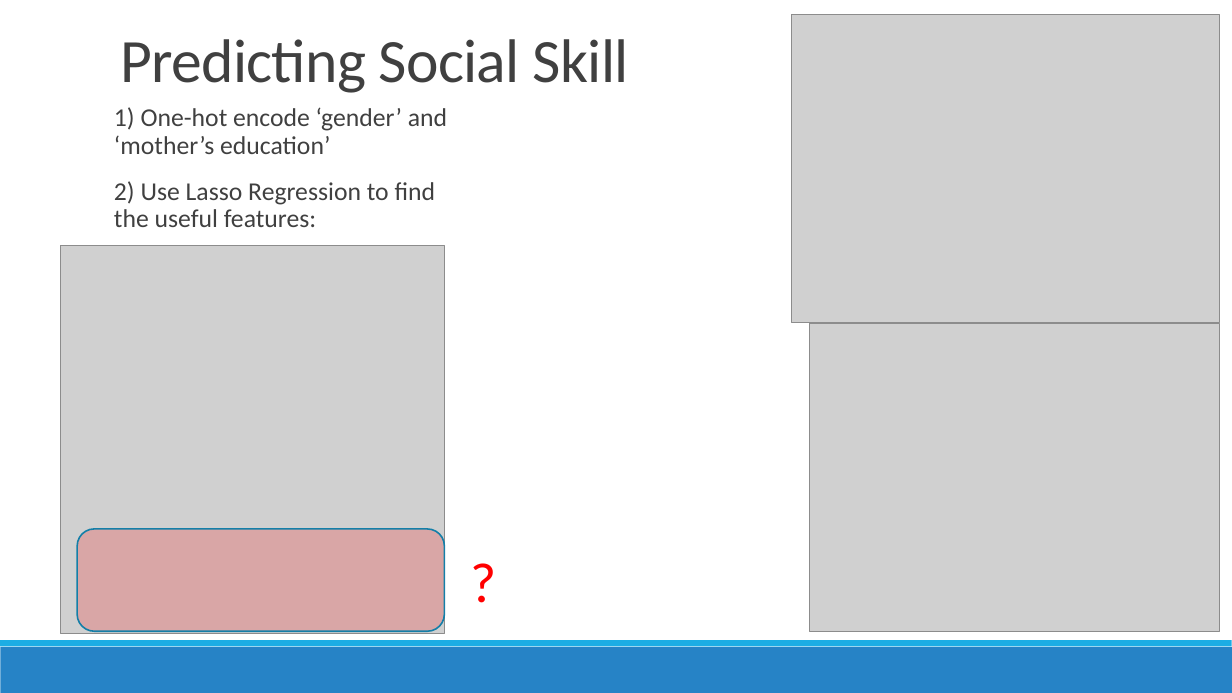
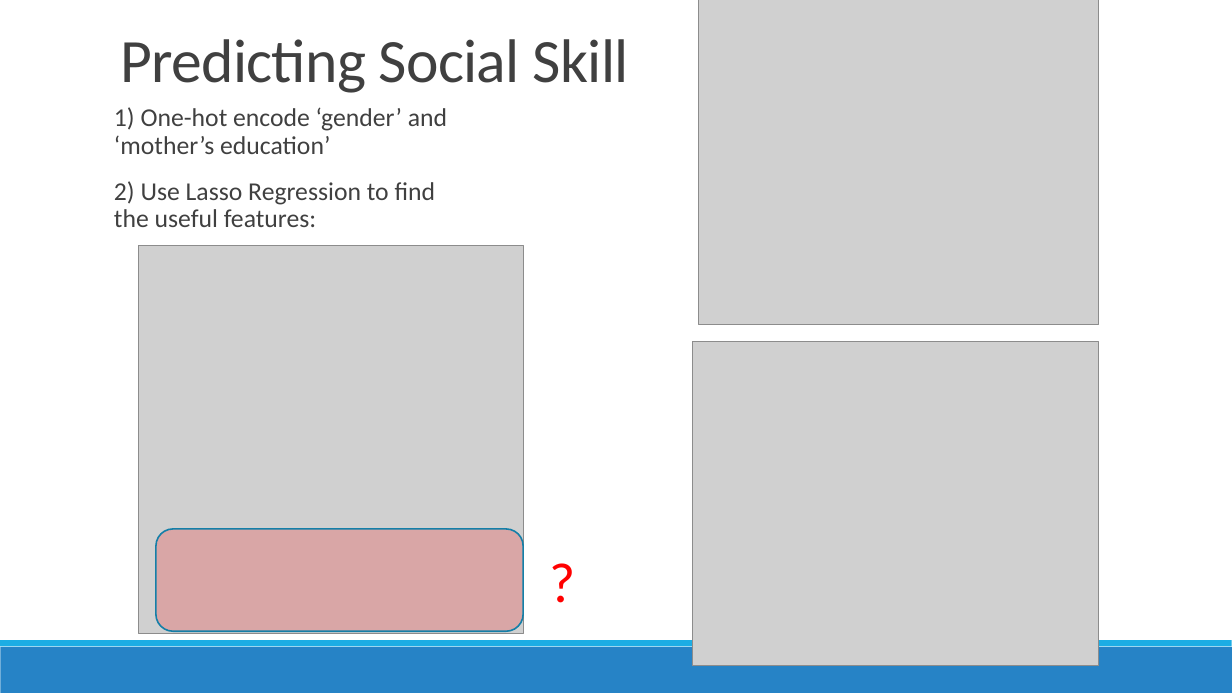
Before and after one commit to conditg/predicting-disruption, a slide deck: slide 4 of DisruptCapstone.pptx. Drawn at 1232x693 pixels with LibreOffice and Linux fonts; fonts in the diff are those of the drawing; grey boxes stand for pictures. Boxes give left, top, right and bottom in pixels: in the first picture for what was removed or moved away, otherwise in the second. Text is boxed around its words. In the diff, an @@ line names an element or a change of style, - is before the commit and + after.

```diff
--- a/DisruptCapstone.pptx
+++ b/DisruptCapstone.pptx
@@ picture resized from (x1=792, y1=15, x2=1220, y2=323) to (x1=699, y1=0, x2=1099, y2=324) @@
@@ picture removed at (x1=810, y1=323, x2=1219, y2=631) @@
@@ picture added at (x1=693, y1=342, x2=1099, y2=666) @@
@@ 1 picture, 1 rounded rectangle, 1 text moved together from (x1=60, y1=246, x2=542, y2=634) to (x1=139, y1=246, x2=621, y2=634) @@
```
Also in this commit, not shown: 12 other slides changed, 4 slides added, 1 other file.
